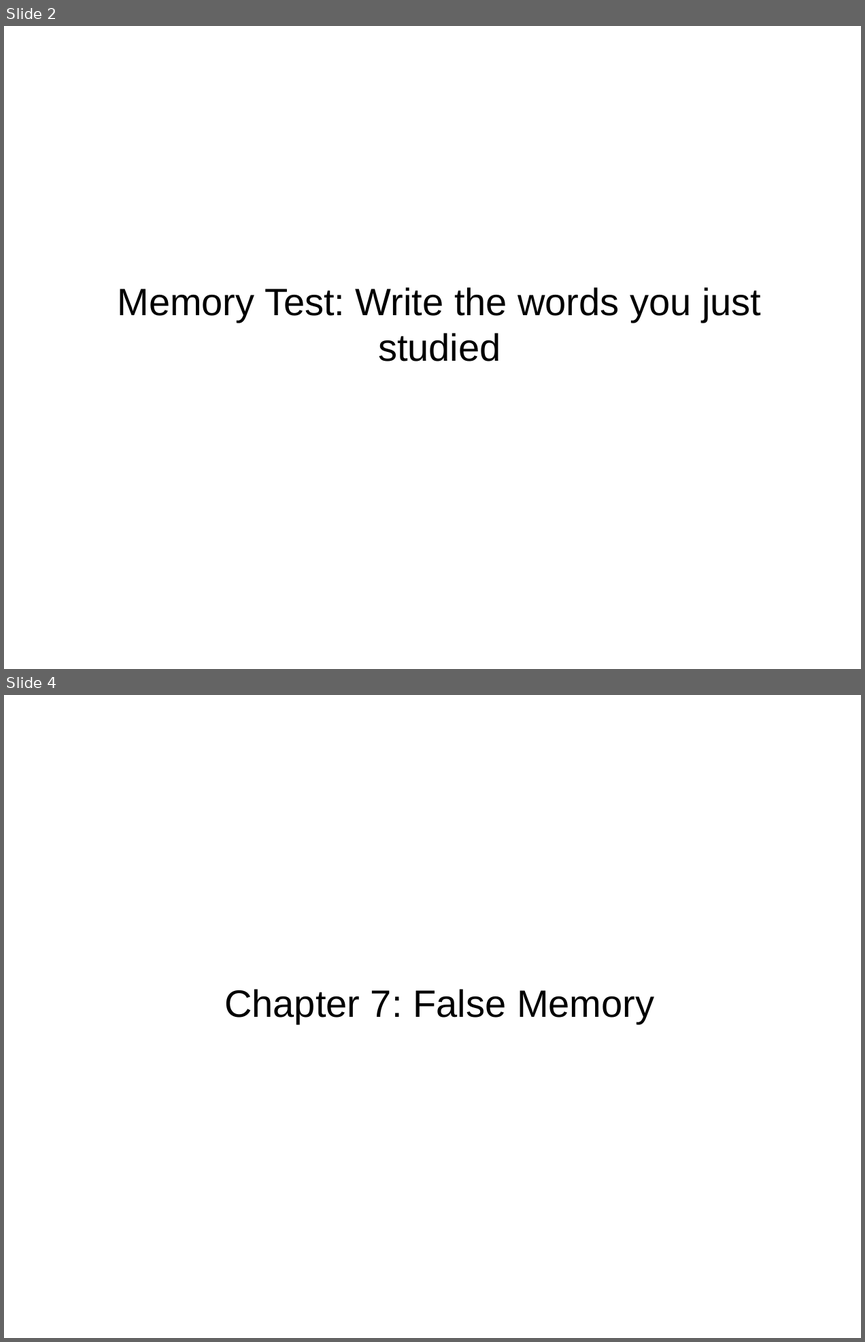
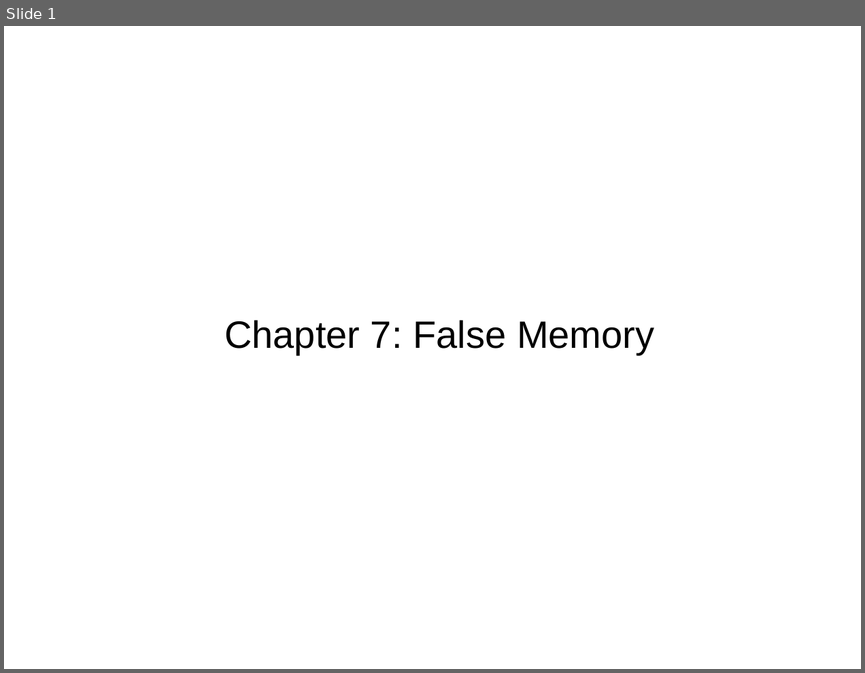
Before and after one commit to npm27/Teaching-Materials, a slide deck: Memory/Slides/Chapter 7.PPTX. Shown one above the other, each under a label of ours: slides 2 and 4 before the commit, slide 1 after it; the slides between them are not shown. The pictures are 865x1342 and 865x673 pixels, drawn with LibreOffice and Linux fonts; fonts in the diff are those of the drawing. Boxes give left, top, right and bottom in pixels: in the first picture for what was removed or moved away, otherwise in the second. Text is boxed around its words. In the diff, an @@ line names an element or a change of style, - is before the commit and + after.

```diff
--- a/Memory/Slides/Chapter 7.PPTX
+++ b/Memory/Slides/Chapter 7.PPTX
@@ slide 2 removed at bbox=[4, 26, 861, 669], background #FFFFFF @@
@@ title removed at bbox=[117, 287, 761, 361] @@
-Memory Test: Write the words you just studied
@@ what was slide 4 is now slide 1 @@
```
Also in this commit, not shown: 2 slides changed, 3 slides added, 3 other slides removed, 5 other files.
